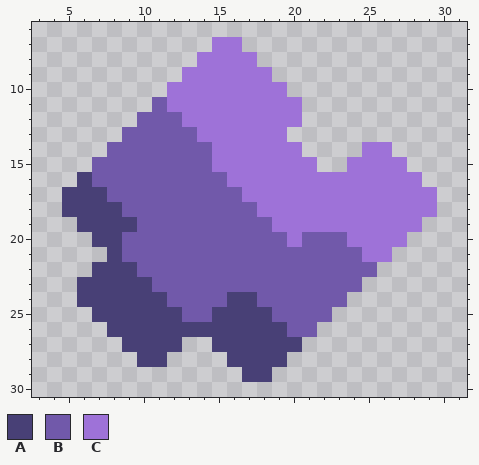
Pixel-art sprite, stored at sprites/items/strontium.png. Above is the file before it was changed.
The file is 32x32 pixels. Shown: x 3..31, y 6..30.
Palette (. is transparent): A #484076  B #7159aa  C #9e72d8
Pixels before, first column x 5:
 7 ..........CC.............
 8 .........CCCC............
 9 ........CCCCCC...........
10 .......CCCCCCCC..........
11 ......BCCCCCCCCC.........
12 .....BBBCCCCCCCC.........
13 ....BBBBBCCCCCC..........
14 ...BBBBBBBCCCCCC....CC...
15 ..BBBBBBBBCCCCCCC..CCCC..
16 .ABBBBBBBBBCCCCCCCCCCCCC.
17 AAABBBBBBBBBCCCCCCCCCCCCC
18 AAAABBBBBBBBBCCCCCCCCCCCC
19 .AAAABBBBBBBBBCCCCCCCCCC.
20 ..AABBBBBBBBBBBCBBBCCCC..
21 ...ABBBBBBBBBBBBBBBBCC...
22 ..AAABBBBBBBBBBBBBBBB....
23 .AAAAABBBBBBBBBBBBBB.....
24 .AAAAAABBBBAABBBBBB......
25 ..AAAAAABBAAAABBBB.......
26 ...AAAAAAAAAAAABB........
27 ....AAAA..AAAAAA.........
28 .....AA....AAAA..........
29 ............AA...........
After the commit:
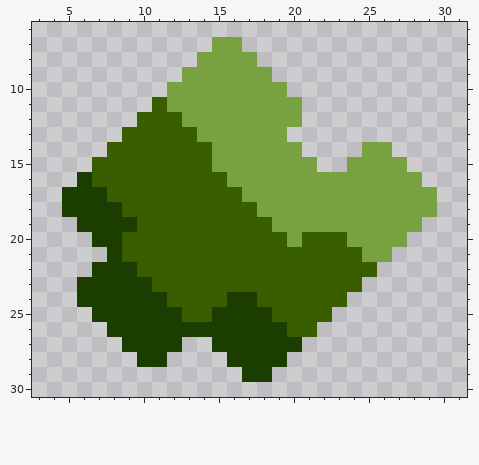
Message: strontium recolor thx knight 2017
Diff:
colour A: #484076 -> #1b3e00
colour B: #7159aa -> #395e00
colour C: #9e72d8 -> #78a142
